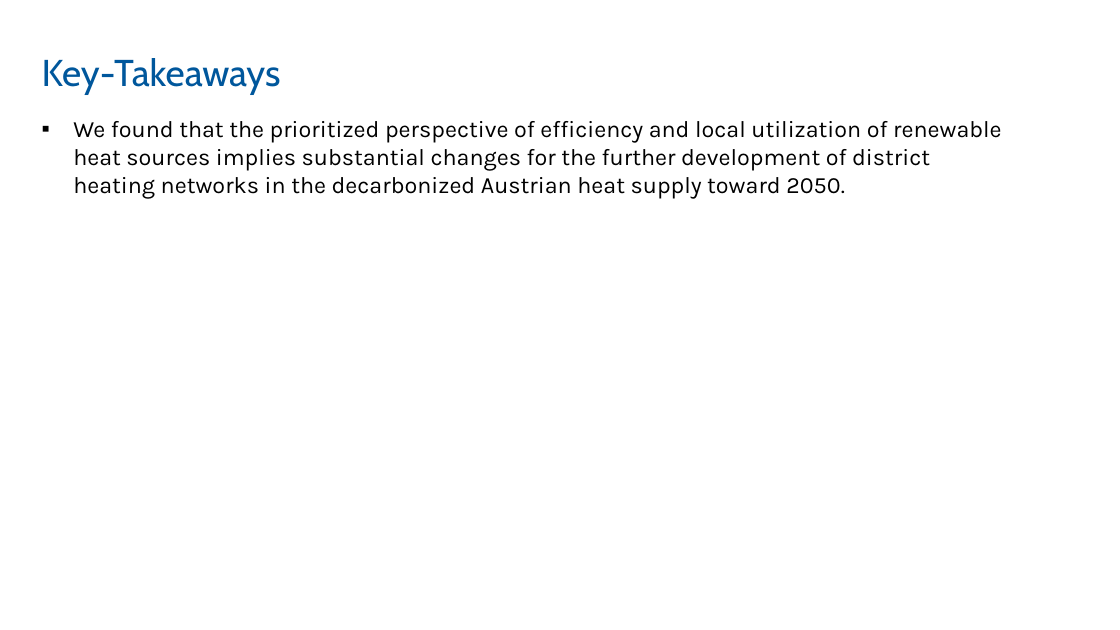
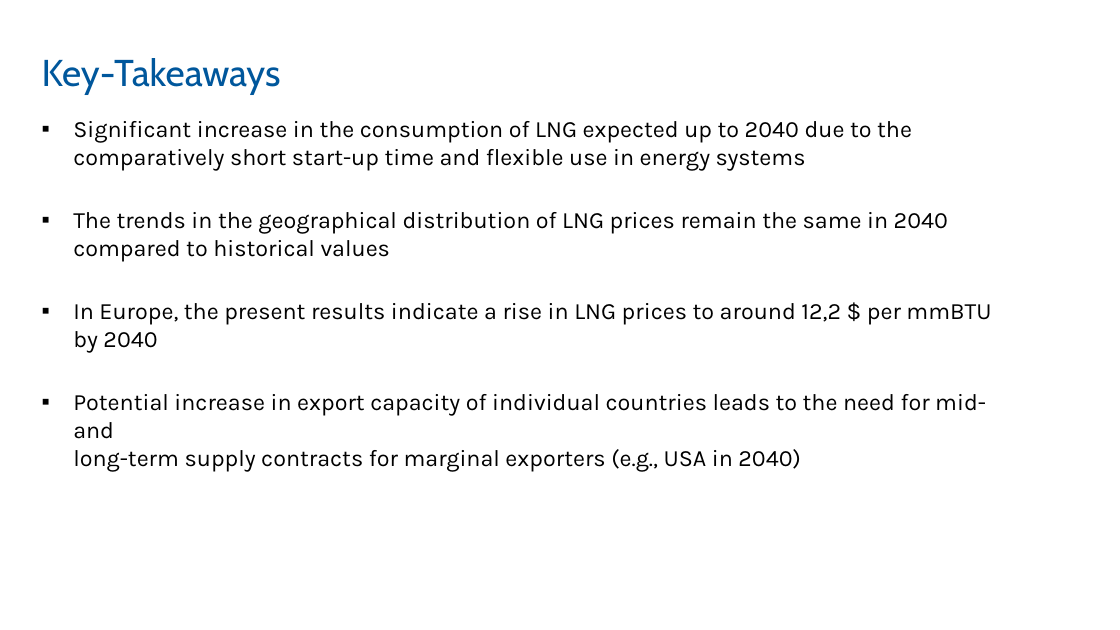
Before and after one commit to sebastianzwickl/lng-trade-europe, a slide deck: slide 15 of presentation/230214_IEWT.pptx. Drawn at 1120x630 pixels with LibreOffice and Linux fonts; fonts in the diff are those of the drawing; background and template pictures are left out. Boxes give left, top, right and bottom in pixels: in the first picture for what was removed or moved away, otherwise in the second. Text is boxed around its words. In the diff, an @@ line names an element or a change of style, - is before the commit and + after.

```diff
--- a/presentation/230214_IEWT.pptx
+++ b/presentation/230214_IEWT.pptx
@@ text at box(73, 121, 991, 471): text changed @@
-▪ We found that the prioritized perspective of efficiency and local utilization of renewable heat sources implies substantial changes for the further development of district heating networks in the decarbonized Austrian heat supply toward 2050.
+▪ Significant increase in the consumption of LNG expected up to 2040 due to the comparatively short start-up time and flexible use in energy systems
+▪ The trends in the geographical distribution of LNG prices remain the same in 2040 compared to historical values
+▪ In Europe, the present results indicate a rise in LNG prices to around 12,2 $ per mmBTU by 2040
+▪ Potential increase in export capacity of individual countries leads to the need for mid- and
+  long-term supply contracts for marginal exporters (e.g., USA in 2040)
```
Also in this commit, not shown: 3 other slides changed.
